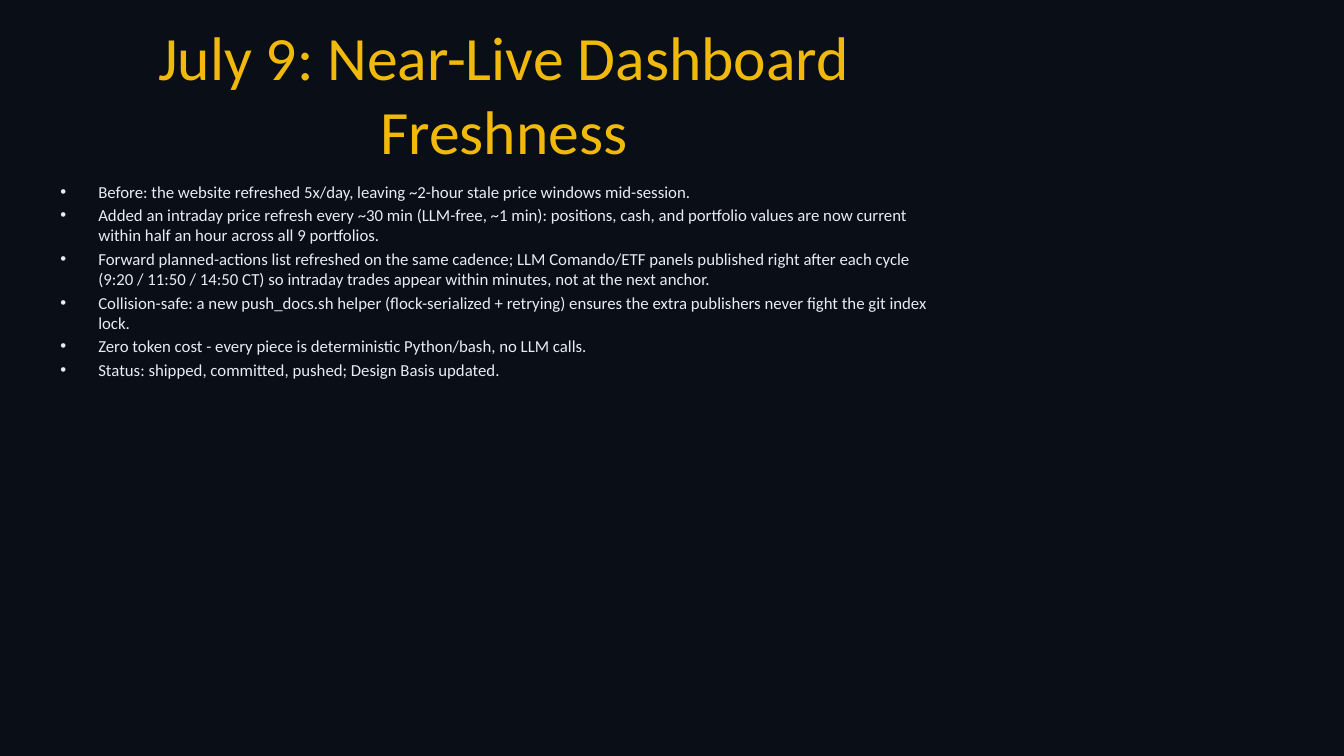
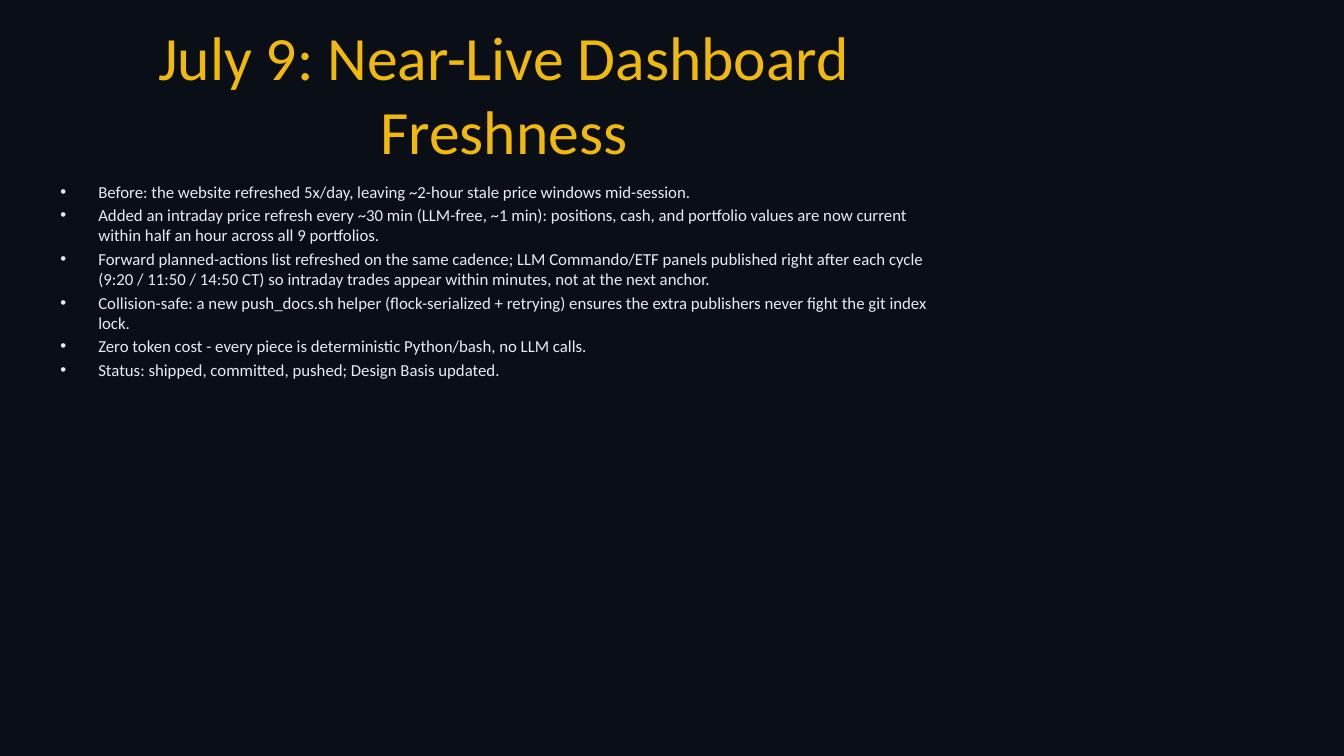
Before and after one commit to cbiggs1-tech/bigclaw-codebase, a slide deck: slide 16 of BigClaw_ShowAndTell.pptx. Drawn at 1344x756 pixels with LibreOffice and Linux fonts; fonts in the diff are those of the drawing. Boxes give left, top, right and bottom in pixels: in the first picture for what was removed or moved away, otherwise in the second. Text is boxed around its words. In the diff, an @@ line names an element or a change of style, - is before the commit and + after.

Commit message:
Ship four-sleeve live book, Commando radar/doctrine, and Alpaca guard harden.
Active sleeves: Innovation, Momentum, AI Defense, LLM-Commando. Event radar with
price_is_news half-exits; cold-trader REAL>THEATER / no-chase doctrine; active-only
pre/post Alpaca sync with self-heal. Docs: DESIGN_BASIS + ShowAndTell updated.
OpenRouter/Grok Judge remains experimental (not production).

```diff
--- a/BigClaw_ShowAndTell.pptx
+++ b/BigClaw_ShowAndTell.pptx
@@ text at [98, 253, 923, 288]: text changed @@
-• Forward planned-actions list refreshed on the same cadence; LLM Comando/ETF panels published right after each cycle (9:20 / 11:50 / 14:50 CT) so intraday trades appear within minutes, not at the next anchor.
+• Forward planned-actions list refreshed on the same cadence; LLM Commando/ETF panels published right after each cycle (9:20 / 11:50 / 14:50 CT) so intraday trades appear within minutes, not at the next anchor.
```
Also in this commit, not shown: 9 other slides changed, 4 slides added, 18 other files.
